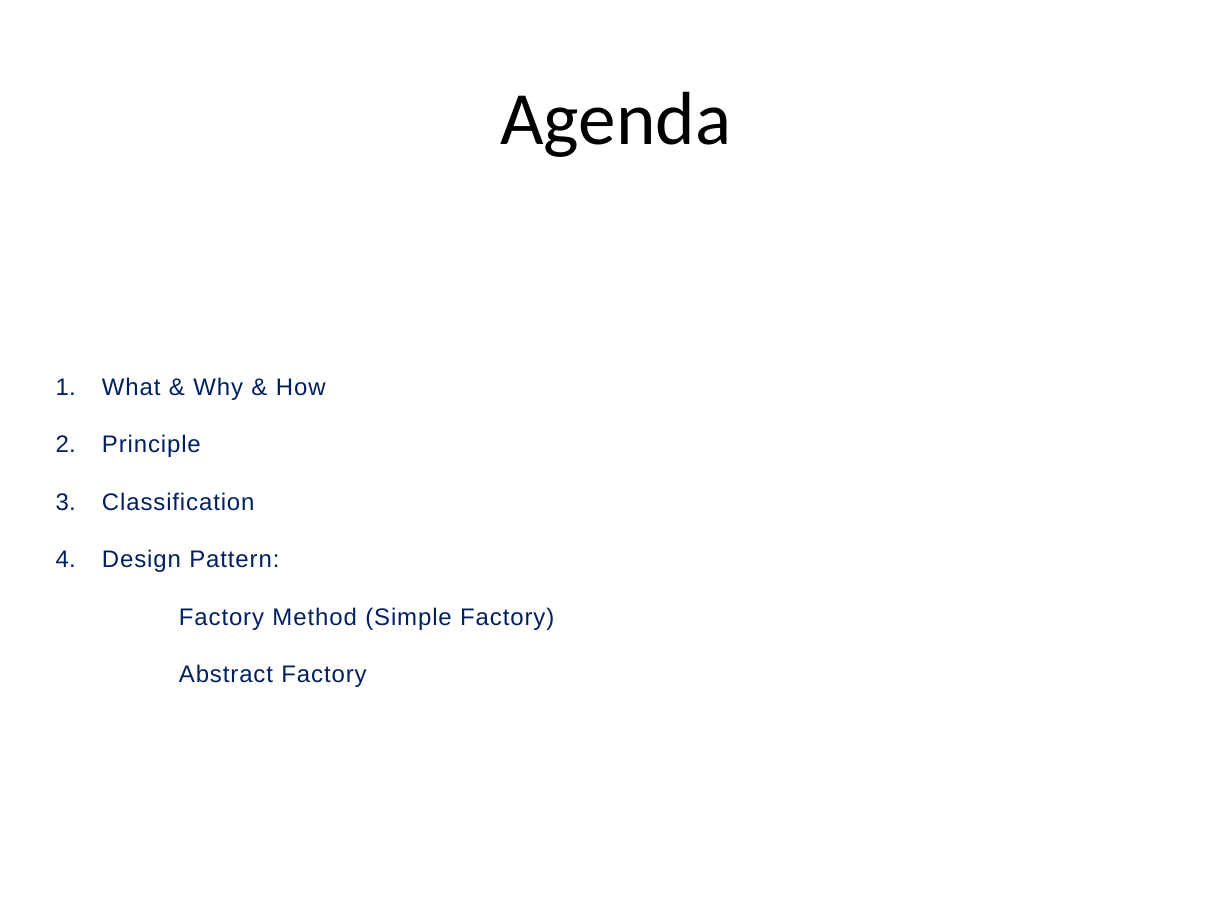
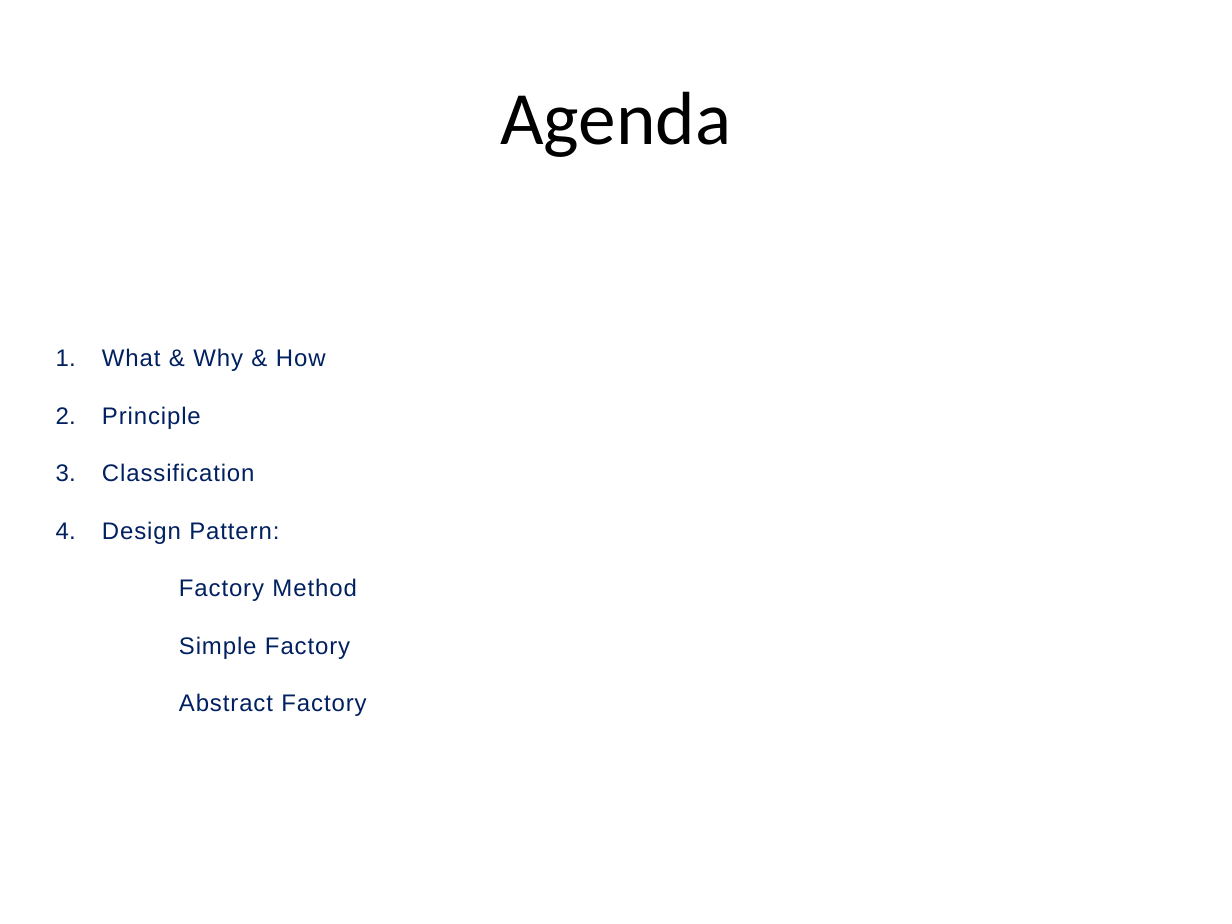
Before and after one commit to PlumpMath/DesignPattern-956, a slide deck: slide 2 of _Doc/Design Pattern (C#) - Part 1.pptx (slide 1 before the commit). Drawn at 1232x924 pixels with LibreOffice and Linux fonts; fonts in the diff are those of the drawing. Boxes give left, top, right and bottom in pixels: in the first picture for what was removed or moved away, otherwise in the second. Text is boxed around its words. In the diff, an @@ line names an element or a change of style, - is before the commit and + after.

```diff
--- a/_Doc/Design Pattern (C#) - Part 1.pptx
+++ b/_Doc/Design Pattern (C#) - Part 1.pptx
@@ text at <box>179,578,356,659</box>: text changed @@
-Factory Method (Simple Factory)
+Factory Method
+Simple Factory
```
Also in this commit, not shown: 4 other slides changed, 1 slide added, 9 slides removed.
